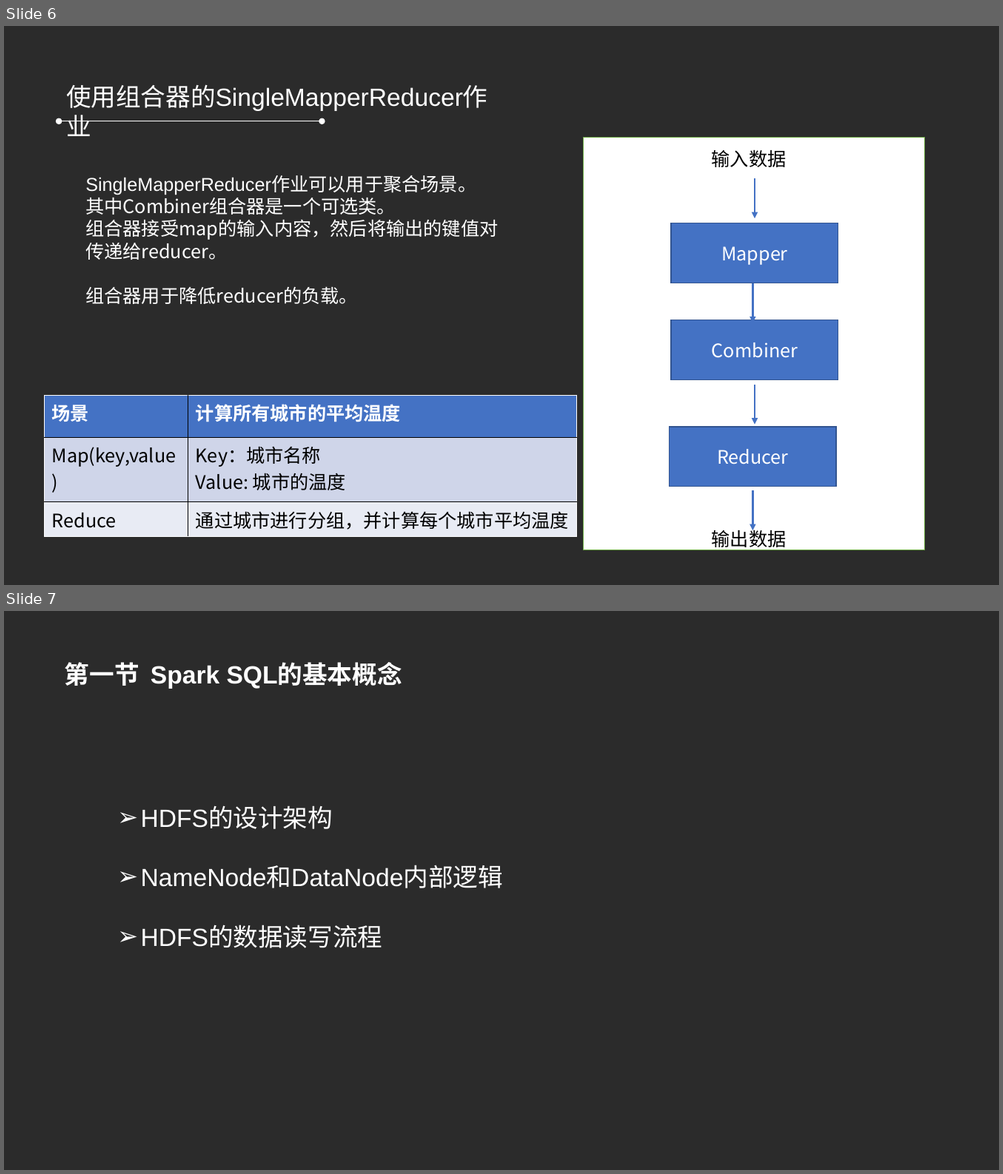
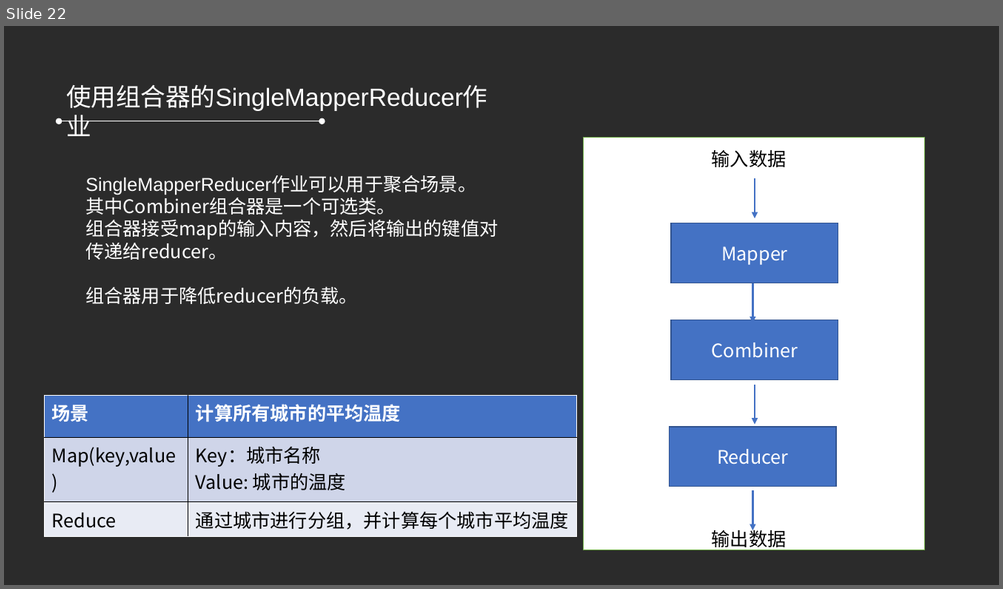
Before and after one commit to refuil/hadoopAction, a slide deck: 第五章 MapReduce高级程序设计.pptx. Shown one above the other, each under a label of ours: slides 6 and 7 before the commit, slide 22 after it. The pictures are 1003x1174 and 1003x589 pixels, drawn with LibreOffice and Linux fonts; fonts in the diff are those of the drawing; background and template pictures are left out; a plain dark background stands for a picture behind light text. Boxes give left, top, right and bottom in pixels: in the first picture for what was removed or moved away, otherwise in the second. Text is boxed around its words. In the diff, an @@ line names an element or a change of style, - is before the commit and + after.

```diff
--- a/第五章 MapReduce高级程序设计.pptx
+++ b/第五章 MapReduce高级程序设计.pptx
@@ slide 7 removed at <box>4,611,999,1170</box>, background picture (left out) @@
@@ text removed at <box>65,662,402,689</box> @@
-第一节 Spark SQL的基本概念
@@ text removed at <box>141,807,503,948</box> @@
-➢ HDFS的设计架构
-➢ NameNode和DataNode内部逻辑
-➢ HDFS的数据读写流程
@@ what was slide 6 is now slide 22 @@
```
Also in this commit, not shown: 1 slide changed, 17 slides added, 2 other slides removed, 19 other files.
